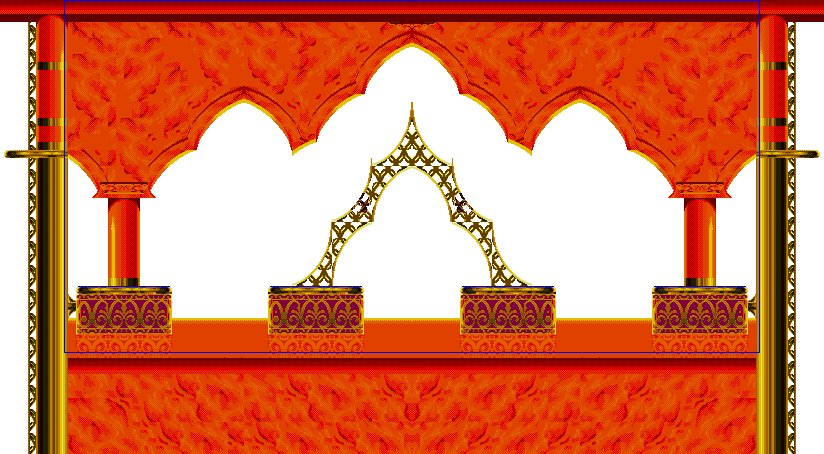
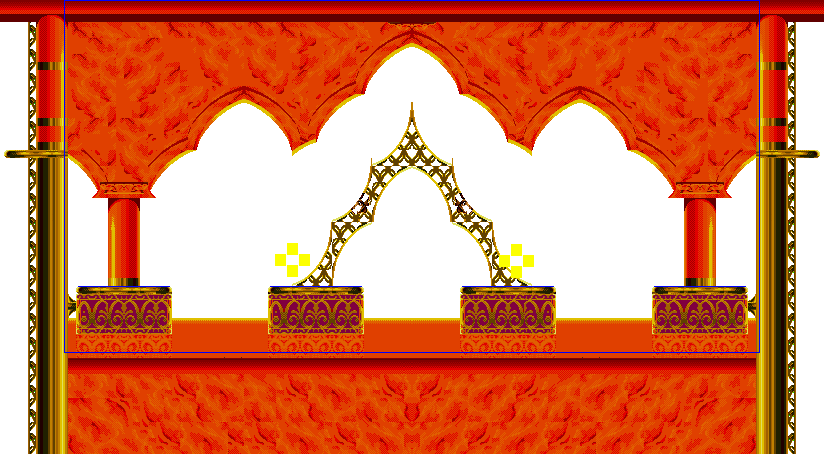
Layers edited between the first and the second (824, 454) image:
added group "Static_Apple" with 8 layers above "Square" over 275, 243, 534, 278
added layer "Ap1 copy 3" (1st of 2, in "Static_Apple") in group "Static_Apple" over 511, 266, 522, 278
added layer "Ap1 copy 2" (1st of 2, in "Static_Apple") in group "Static_Apple" over 523, 255, 534, 267
added layer "Ap1 copy" (1st of 2, in "Static_Apple") in group "Static_Apple" over 511, 244, 522, 256
added layer "Ap1" (1st of 2, in "Static_Apple") in group "Static_Apple" over 499, 255, 510, 267
added layer "Ap1 copy 3" (2nd of 2, in "Static_Apple") in group "Static_Apple" over 287, 265, 298, 277
added layer "Ap1 copy 2" (2nd of 2, in "Static_Apple") in group "Static_Apple" over 299, 254, 310, 266
added layer "Ap1 copy" (2nd of 2, in "Static_Apple") in group "Static_Apple" over 287, 243, 298, 255
added layer "Ap1" (2nd of 2, in "Static_Apple") in group "Static_Apple" over 275, 254, 286, 266
